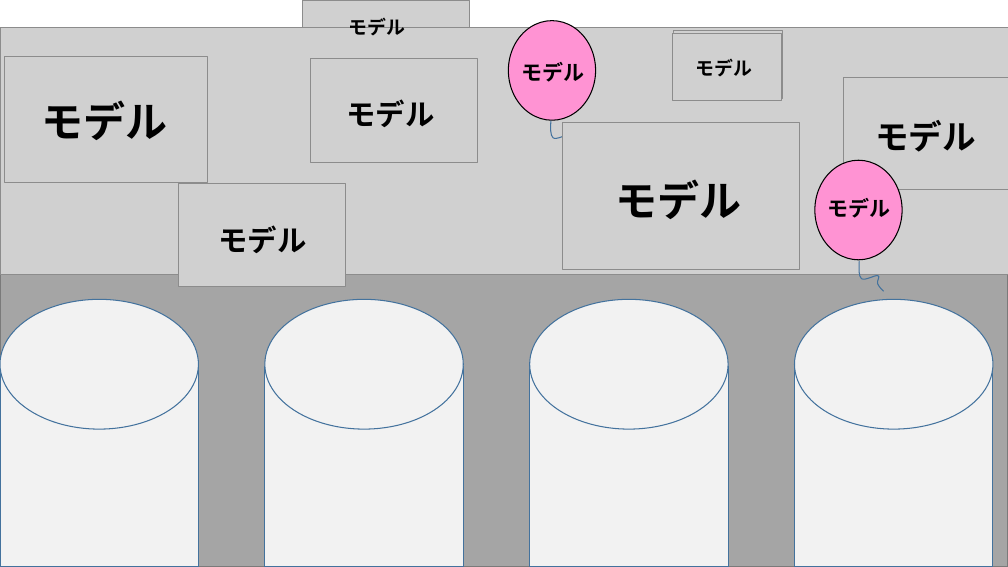
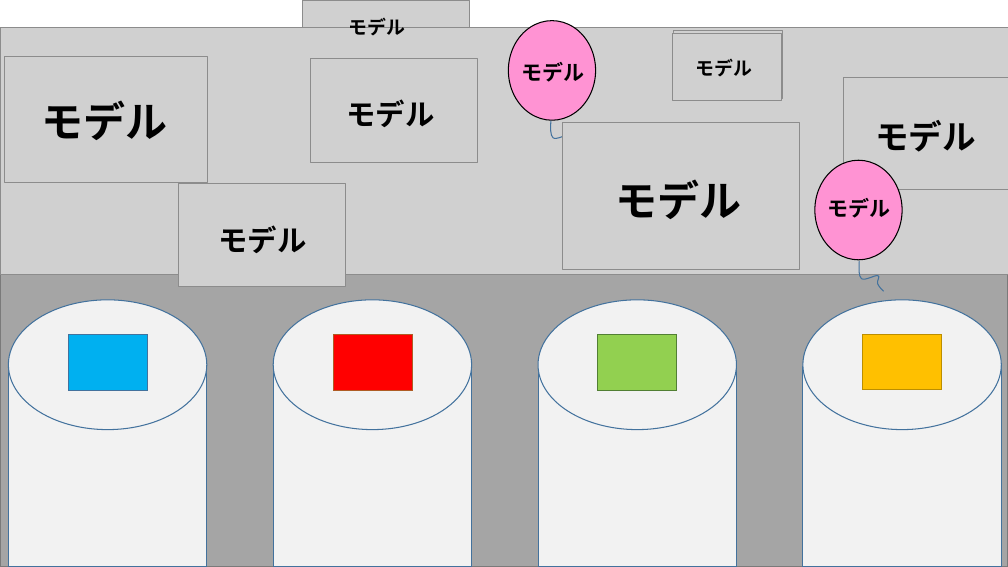
Before and after one commit to MizukiKato0416/sotsugyou_time_kato, a slide deck: slide 2 of リザルト構成案.pptx. Drawn at 1008x567 pixels with LibreOffice and Linux fonts; fonts in the diff are those of the drawing; grey boxes stand for pictures. Boxes give left, top, right and bottom in pixels: in the first picture for what was removed or moved away, otherwise in the second. Text is boxed around its words. In the diff, an @@ line names an element or a change of style, - is before the commit and + after.

```diff
--- a/リザルト構成案.pptx
+++ b/リザルト構成案.pptx
@@ 4 rectangles, 4 ellipses: place and size @@
-4 rectangles, 4 ellipses at (0,299,993,567)
+4 rectangles, 4 ellipses at (8,300,1001,567)
@@ rectangle added at (68,335,147,390), fill #00B0F0, outline #43739E 1 pt @@
@@ rectangle added at (333,335,413,390), fill #FF0000, outline #AF5C24 1 pt @@
@@ rectangle added at (598,335,678,390), fill #92D050, outline #538035 1 pt @@
@@ rectangle added at (863,335,942,390), fill #FFC000, outline #BD8E00 1 pt @@
```
Also in this commit, not shown: 1 other slide changed, 1 other file.
